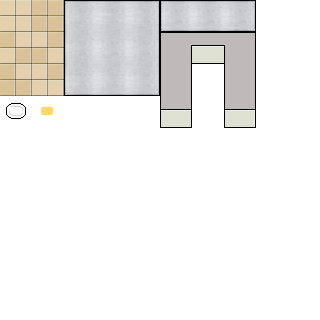
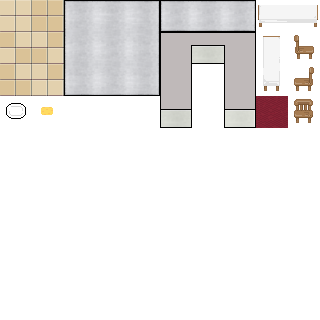
Layered file, before and after one edit (320px x 320px). Changes by layer:
added layer "Layer 4" above "Resaurant Assets" over bbox(256, 96, 288, 128)
added layer "Resaurant Assets" above "Brightness/Contrast 2" over bbox(258, 5, 318, 123)
renamed "Layer 2" to "Layer 5 copy 3", opacity 60% → 100%, painted on it over bbox(161, 46, 255, 127)
painted on "Walls" over bbox(161, 46, 255, 127)
